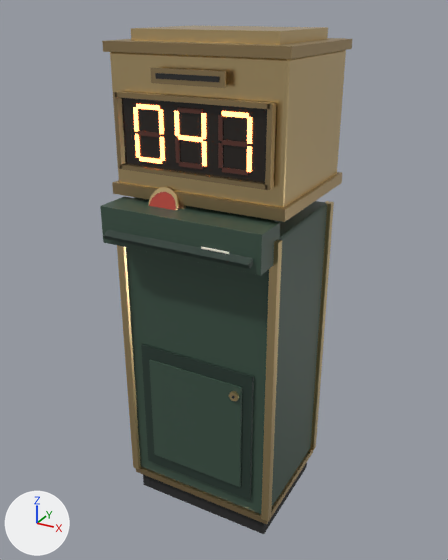
Two versions of the glTF model public/assets/models/r2/cs_queue_machine.glb, one commit apart.
Before and after are seen from a 50 mm camera at (0.791, -1.456, 1.447) aimed at (0.003, -0.024, 0.731). The lights are fixed; the arrows at lower left show +X, +Y and +Z. The older version comes first. Vertices at exactly the same position are counted once.

The first picture shows 'cs_queue_machine'.
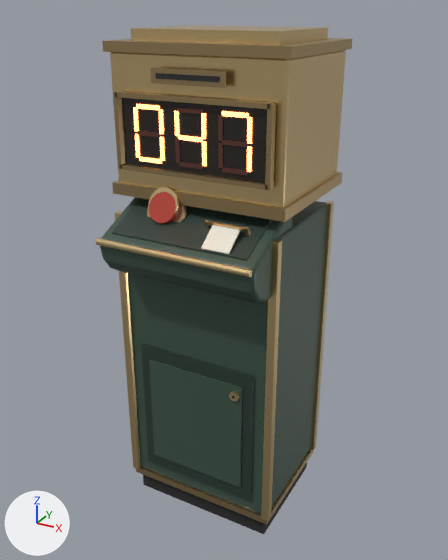
Changed parts and their boxes [x1, y1, x2, y2] in the pictures (448 x 560 px; the box of a moved part takes in the faces that stretch with it):
'cs_queue_machine', reshaped
    before: [100, 25, 352, 534]
    after: [96, 25, 352, 534]
part 1 of me_cube, added (beige)
    after: [96, 238, 253, 277]
part 2 of me_cube, moved or reshaped
    before: [100, 197, 280, 276]
    after: [112, 198, 271, 261]
part 3 of me_cube, rebuilt
    before: [103, 197, 278, 269]
    after: [100, 197, 292, 304]

What the commit changed:
me_cube is used by ob_cs_queue_machine; location (0.0, 0.0, 0.03).
me_cube had 1496 vertices, 2784 faces and spanned x -0.25..0.25, y -0.281..0.22, z -0.03..1.37.
me_cube now has 1676 vertices, 3144 faces and spans x -0.25..0.25, y -0.301..0.22, z -0.03..1.37.
me_cube part 1: a new loose piece, a 16-sided cylinder along x spanning x -0.22..0.22, y -0.301..-0.283, z 0.856..0.874, in mat_qm_brass (beige #e7cb95).
me_cube part 2: the loose piece of 96 vertices spanning x -0.23..0.23, y -0.26..-0.16, z 0.85..0.95 is multiplied about its middle by the matrix ((0.85, 0.0, 0.0), (0.0, 1.907, -0.042), (0.0, 0.889, 0.091)), then moved by (0.0, 0.042, 0.025), in mat_qm_enameldark (dark green #273830).
me_cube part 3: the loose piece of 8 vertices spanning x -0.21..0.21, y -0.281..-0.059, z 0.869..0.981 is rebuilt with 164 vertices and now spans x -0.224..0.224, y -0.29..-0.06, z 0.75..0.971, in mat_qm_enamelgreen (dark green #3c5245).
Other edits to the shape of me_cube do not show in these pictures.
